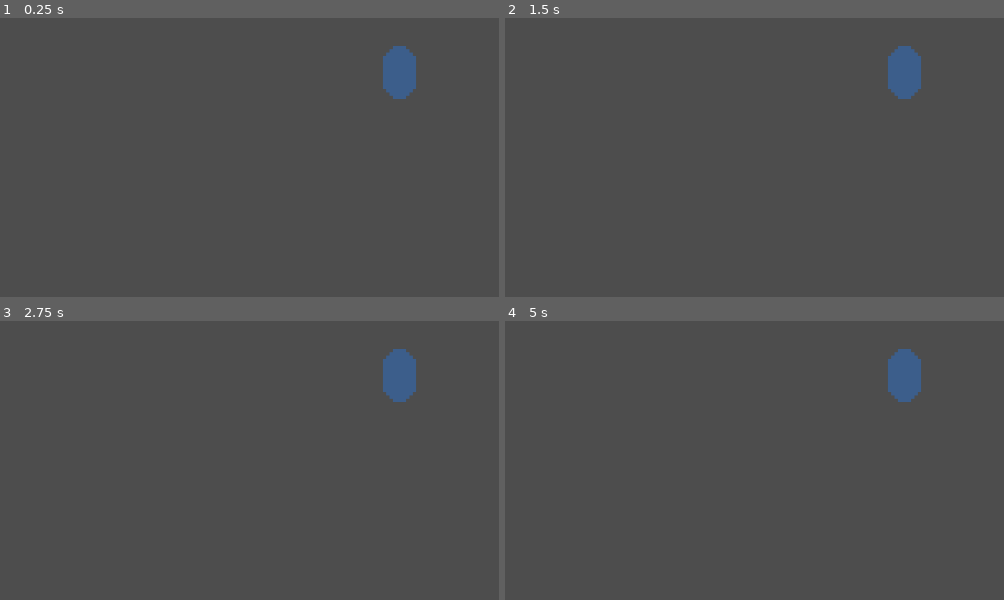
Above: before the commit, frames 1-4 (two rows, left to right).
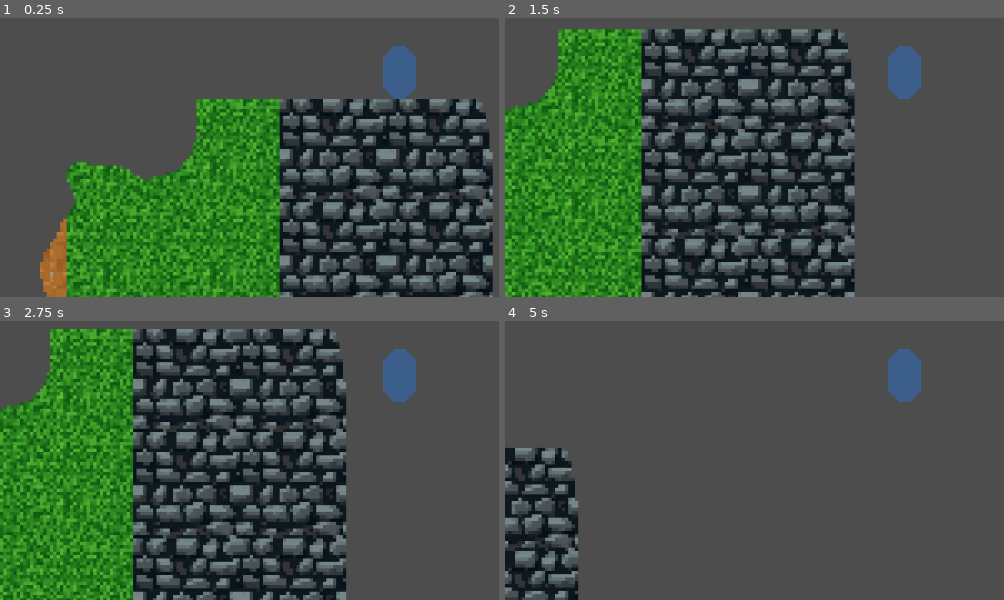
Above: after the commit, the same moments.

Repository: BerkZerker/Strata-Game-Project
Game: Godot game, scene res://src/world/world.tscn
The game is run twice, just before and just after one commit, with the same random seed, the same clock (stepped at 60 frames per second) and the same inputs.
Inputs (mouse positions are in pixels of both pictures, inside the frame that each line leads up to):
- Up to frame 1 (0.25 s): no input
- Up to frame 2 (1.5 s): tap Enter at 0.5 s; move the mouse to (outside the picture) at 0.52 s; hold D from 0.53 s (still down); click (outside the picture) at 0.67 s; tap Space at 0.77, 1.25 s; move the mouse to (744, 96) at 1.27 s
- Up to frame 3 (2.75 s): tap Space at 1.52 s; tap Enter at 2 s; move the mouse to (outside the picture) at 2.02 s; release D at 2.03 s; hold A from 2.03 s (still down)
- Up to frame 4 (5 s): tap Space at 2.75, 3.02, 3.77, 4.52 s; move the mouse to (864, 466) at 2.77 s; release A at 2.78 s; hold D 2.78-4.28 s; click (864, 466) at 2.92 s; move the mouse to (outside the picture) at 3.52 s; tap Enter at 4.25 s; move the mouse to (outside the picture) at 4.27 s; hold A from 4.28 s (still down)

The runs differ from the first frame. In frame 1, 47% of the frame differs, in the area x 8-99%, y 29-100%; in frame 2, 53%; in frame 3, 54%, in the area x 0-70%, y 2-100%; in frame 4, 5.7%.
Error in both runs: Invalid access of index '3' on a base object of type: 'Array'. (res://src/world/world.gd:85)

Commit message:
major cleanup finished

Diff:
--- a/src/scripts/shader_stuff.gd
+++ /dev/null
@@ -1,48 +0,0 @@
-extends Node
-
-# TEMP
-const dirt_texture: CompressedTexture2D = preload("res://assets/dirt.png")
-const grass_texture: CompressedTexture2D = preload("res://assets/grass.png")
-const stone_texture: CompressedTexture2D = preload("res://assets/stone.png")
-
-# Do something like this and make
-static var TEXTURE_LOOKUP = {
-	0: "res://assets/dirt.png",
-	1: "res://assets/grass.png",
-	2: "res://assets/stone.png"
-}
-
-
-# Temp sets up the visual mesh, needs to be called after the chunk is added to the scene
-# because otherwise the mesh instance will not be ready
-func setup_visuals(chunk_instance: Node2D, chunk_size: int) -> void:
-	var chunk_data_array = chunk_instance.get_terrain_data()
-	var data_texture = _create_data_texture(chunk_data_array, chunk_size)
-
-	var material = chunk_instance.mesh_instance.material
-
-	# Set the uniforms for our new shader
-	material.set_shader_parameter("chunk_data_texture", data_texture)
-	material.set_shader_parameter("dirt_texture", dirt_texture)
-	material.set_shader_parameter("grass_texture", grass_texture)
-	material.set_shader_parameter("stone_texture", stone_texture)
-
-# maybe TEMP
-# Encodes the terrain data into a texture for the shader
-# The _create_data_texture helper function remains exactly the same as before.
-func _create_data_texture(data_array: Array, size: int) -> ImageTexture:
-	# ... same code as the previous answer ...
-	var width = size
-	var height = size
-	var image = Image.create(width, height, false, Image.FORMAT_R8)
-	for x in range(width):
-		for y in range(height):
-			var tile_id = float(data_array[-y - 1][x][0])
-			var clump_id = float(data_array[-y - 1][x][1])
-			if tile_id != 0:
-				image.set_pixel(x, y, Color(clump_id / 255.0, 0, 0))
-			else:
-				image.set_pixel(x, y, Color(0, 0, 0)) # Transparent
-
-	var texture = ImageTexture.create_from_image(image)
-	return texture
--- a/src/world/chunk.gd
+++ b/src/world/chunk.gd
@@ -2,7 +2,7 @@
 
 @export var CHUNK_PADDING: int = 64 # How many blocks to pad the chunk by to detect entities
 
-@onready var mesh_instance: MeshInstance2D = $MeshInstance2D
+@onready var visual_mesh: MeshInstance2D = $TerrainMesh
 @onready var area_2d: Area2D = $Area2D
 @onready var static_body: StaticBody2D = $StaticBody2D
 
@@ -11,6 +11,7 @@
 
 
 # Builds the chunk scene. Should be called after adding the chunk to the scene
+# Called before ready. Need to rename
 func build(chunk_data: Array, chunk_pos: Vector2i) -> void:
 	print('build called')
 	terrain_data = chunk_data
@@ -41,37 +42,58 @@
 
 # Move code from build to here?
 func _ready() -> void:
-	print('ready called!')
 	_setup_area_2d()
 	_setup_collision_shapes()
+	_setup_visual_mesh()
 
 
-func _setup_mesh_instance():
+func _setup_visual_mesh():
 	# MOST OF THIS NEEDS IT'S OWN FUNCTION
 	# Pre-load the shader material so we don't load it for every chunk
-	var terrain_material = load("res://terrain.gdshader")
-
+	#var terrain_material = load("res://terrain.gdshader")
 	# Create a new QuadMesh for our chunk
 	var quad_mesh = QuadMesh.new()
 
 	# The size of the mesh should be the total size of the chunk in pixels
-	var mesh_size = Vector2(chunk_size, chunk_size)
-	quad_mesh.size = mesh_size
+	quad_mesh.size = Vector2(chunk_size, chunk_size)
 
 	# Assign the mesh to our MeshInstance2D node
-	mesh_instance.mesh = quad_mesh
+	visual_mesh.mesh = quad_mesh
 
-	# Create a new ShaderMaterial and assign the shader to it
-	material = ShaderMaterial.new()
-	material.shader = terrain_material
+	# # Create a new ShaderMaterial and assign the shader to it
+	# material = ShaderMaterial.new()
+	# material.shader = terrain_material
 
 	# Assign the material to the mesh instance
 	# WHY DO I HAVE TO DO THIS VIA CODE???
-	mesh_instance.material = material
+	# mesh_instance.material = material
 
 	# Center the mesh on the node's origin if desired
 	# This makes positioning the chunk based on its top-left corner easier.
-	mesh_instance.position = mesh_size / 2.0
+	visual_mesh.position = visual_mesh.mesh.size / 2.0
+
+	# Copied over code below
+	var data_texture = _create_data_texture()
+	visual_mesh.material.set_shader_parameter("chunk_data_texture", data_texture)
+
+# maybe TEMP
+# Encodes the terrain data into a texture for the shader
+# The _create_data_texture helper function remains exactly the same as before.
+func _create_data_texture() -> ImageTexture:
+	# ... same code as the previous answer ...
+	var image = Image.create(chunk_size, chunk_size, false, Image.FORMAT_R8)
+	for x in range(chunk_size):
+		for y in range(chunk_size):
+			# Encode the terrain data into the color channels
+			var block_id = float(terrain_data[-y - 1][x][0])
+			var clump_id = float(terrain_data[-y - 1][x][1])
+			if block_id != 0: # not air
+				image.set_pixel(x, y, Color(clump_id / 255.0, 0, 0))
+			else:
+				image.set_pixel(x, y, Color(0, 0, 0)) # Transparent
+
+	var texture = ImageTexture.create_from_image(image)
+	return texture
 
 
 # Sets up the area2d to detect entities and activate the chunk when one is nearby.
--- a/src/world/chunk.tscn
+++ b/src/world/chunk.tscn
@@ -1,6 +1,18 @@
-[gd_scene load_steps=2 format=3 uid="uid://dbbq2vtjx0w0y"]
+[gd_scene load_steps=7 format=3 uid="uid://dbbq2vtjx0w0y"]
 
 [ext_resource type="Script" uid="uid://8tvneba1o3wn" path="res://src/world/chunk.gd" id="1_bwt5w"]
+[ext_resource type="Shader" uid="uid://b4vyqx2a5say4" path="res://terrain.gdshader" id="2_133la"]
+[ext_resource type="Texture2D" uid="uid://oe2jckdihhsp" path="res://assets/dirt.png" id="3_h5loj"]
+[ext_resource type="Texture2D" uid="uid://83w5qniwnc00" path="res://assets/grass.png" id="4_lyq7u"]
+[ext_resource type="Texture2D" uid="uid://dcbbq2hyi7qx3" path="res://assets/stone.png" id="5_35h8j"]
+
+[sub_resource type="ShaderMaterial" id="ShaderMaterial_itscw"]
+resource_local_to_scene = true
+shader = ExtResource("2_133la")
+shader_parameter/dirt_texture = ExtResource("3_h5loj")
+shader_parameter/grass_texture = ExtResource("4_lyq7u")
+shader_parameter/stone_texture = ExtResource("5_35h8j")
+shader_parameter/texture_size = Vector2(32, 32)
 
 [node name="Chunk" type="Node2D"]
 script = ExtResource("1_bwt5w")
@@ -12,10 +24,10 @@
 monitorable = false
 
 [node name="StaticBody2D" type="StaticBody2D" parent="."]
-position = Vector2(6, 0)
 collision_mask = 0
 
-[node name="MeshInstance2D" type="MeshInstance2D" parent="."]
+[node name="TerrainMesh" type="MeshInstance2D" parent="."]
+material = SubResource("ShaderMaterial_itscw")
 
 [connection signal="body_entered" from="Area2D" to="." method="_on_area_2d_body_entered"]
 [connection signal="body_exited" from="Area2D" to="." method="_on_area_2d_body_exited"]
Not shown, removed: src/scripts/shader_stuff.gd.uid
Not shown, changed: TODO.md
